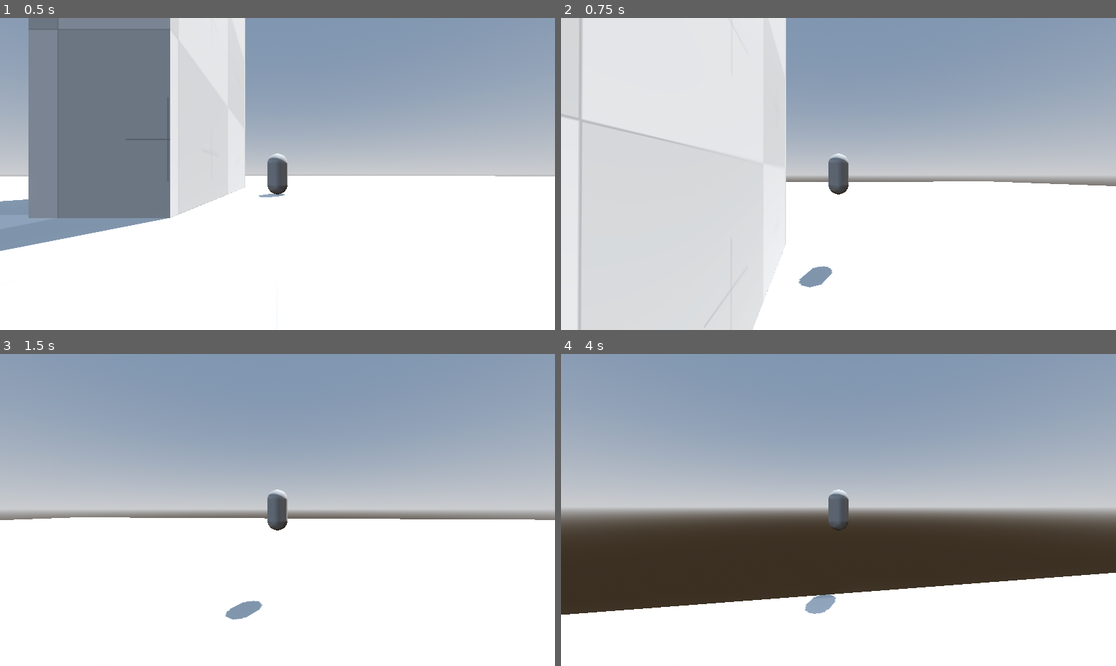
Above: before the commit, frames 1-4 (two rows, left to right).
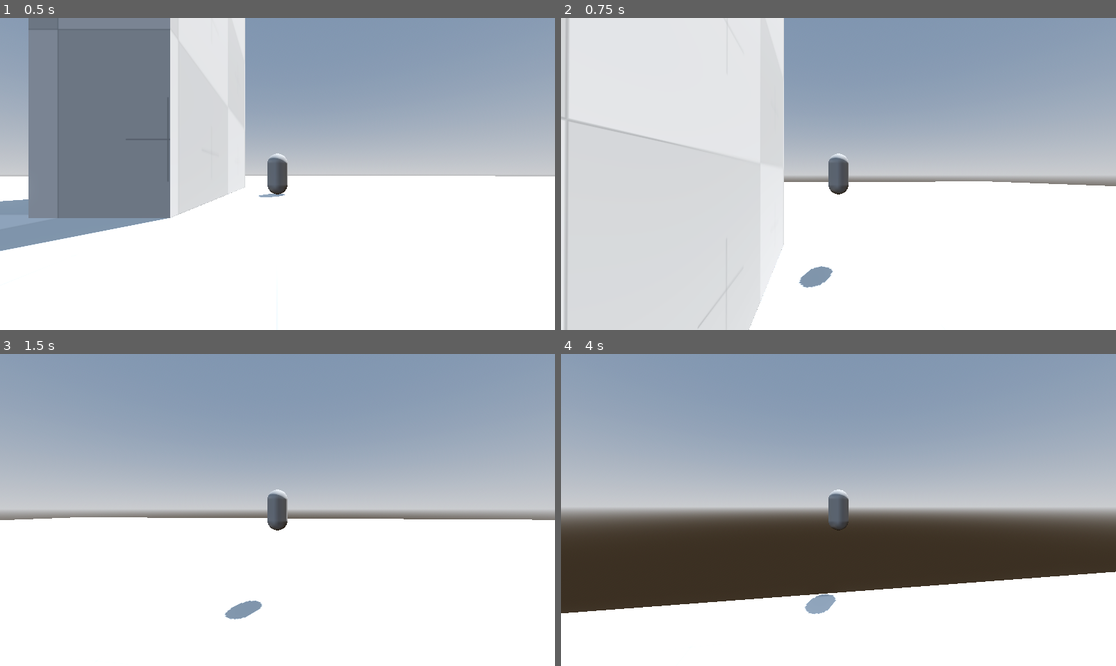
Above: after the commit, the same moments.

Repository: workingSpear/Metapathic
Game: Godot game, scene res://Scenes/test.tscn
Two runs of this game, one before a commit and one after it. Both use one fixed random seed, a clock stepped at 60 frames per second and the inputs below. The project has no main scene, so this scene is started directly.
Inputs (mouse positions are in pixels of both pictures, inside the frame that each line leads up to):
- Up to frame 1 (0.5 s): no input
- Up to frame 2 (0.75 s): tap Enter at 0.5 s; move the mouse to (866, 174) at 0.52 s; hold W (forward) from 0.53 s (still down); hold Space (jump) from 0.53 s (still down)
- Up to frame 3 (1.5 s): keep holding W (forward); move the mouse to (249, 510) at 1.27 s; release Space (jump) at 1.28 s; tap Shift (dive) at 1.35 s
- Up to frame 4 (4 s): keep holding W (forward); tap Space (jump) at 1.52, 1.55, 1.82, 2.3, 3.02, 3.05, 3.32 s; move the mouse to (849, 503) at 2.02 s; hold Ctrl (sprint) 2.03-2.78 s; move the mouse to (832, 516) at 2.77 s; tap I at 2.85 s; move the mouse to (877, 513) at 3.52 s; hold Space (jump) from 3.53 s (still down)

Frame 1 is identical in both runs. In frame 2, 1.4% of the frame differs, in the area x 0-99%, y 0-100%; in frame 3, less than 0.1%; in frame 4, 0.4%.

Commit message:
Clean some player controller code

Diff:
--- a/Scripts/Player/States/fall.gd
+++ b/Scripts/Player/States/fall.gd
@@ -24,8 +24,8 @@
 
 	parent_obj.velocity.y -= gravity * move_data.fall_gravity_multiplier * delta
 	# Wall jump
-	if parent_obj.is_on_wall_only():
-		if move_component.get_input_jump_press():
+	if move_component.get_input_jump_press():
+		if parent_obj.is_on_wall_only():
 			var WALL_JUMP_VERTICAL_VELOCITY: float = move_data.jump_vertical_velocity * 0.9
 			var WALL_JUMP_NORMAL_MAGNITUDE: float = 50.0
 			var wall_jump_vector: Vector3 = parent_obj.get_wall_normal() * WALL_JUMP_NORMAL_MAGNITUDE
--- a/Scripts/Player/player_camera_controller.gd
+++ b/Scripts/Player/player_camera_controller.gd
@@ -26,8 +26,12 @@
 func _physics_process(delta: float) -> void:
 	pitch = clamp(pitch, pitch_min, pitch_max)
 
-	pivot_node.rotation_degrees.y = lerp(pivot_node.rotation_degrees.y, yaw, yaw_accel * delta)
-	pivot_node.rotation_degrees.x = lerp(pivot_node.rotation_degrees.x, pitch, pitch_accel * delta)
+	#With smoothing
+	#pivot_node.rotation_degrees.y = lerp(pivot_node.rotation_degrees.y, yaw, yaw_accel * delta)
+	#pivot_node.rotation_degrees.x = lerp(pivot_node.rotation_degrees.x, pitch, pitch_accel * delta)
+
+	pivot_node.rotation_degrees.y = yaw
+	pivot_node.rotation_degrees.x = pitch
 
 	set_cam_rotation.emit(pivot_node.rotation.y)
 
--- a/Scripts/Player/player_move_input_component.gd
+++ b/Scripts/Player/player_move_input_component.gd
@@ -8,7 +8,7 @@
 	var move_direction: Vector3
 	move_direction.x = Input.get_action_strength("right") - Input.get_action_strength("left")
 	move_direction.z = Input.get_action_strength("backward") - Input.get_action_strength("forward")
-	return move_direction
+	return move_direction.normalized() if !move_direction.is_zero_approx() else Vector3.ZERO
 
 
 func get_input_move_rotation() -> float:
